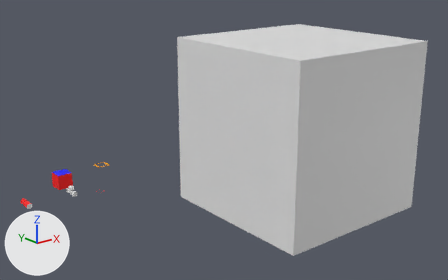
A saved change to the Blender file content/blender_scene.blend.
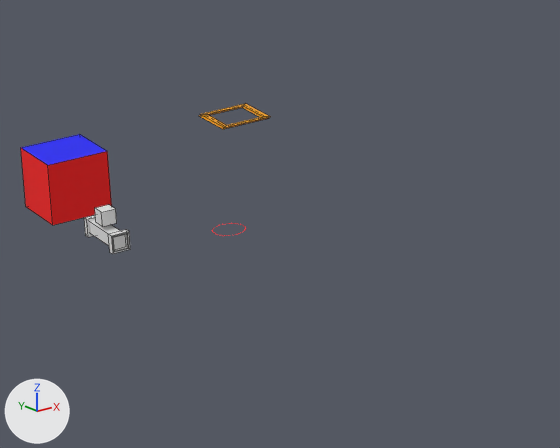
There are two pictures of each version: one whole from a 50 mm lens placed at (-31.1, -70.0, 30.1), pointed at (14.1, -13.6, 7.6), one close up on the part from 10% to 40% of the width and 49% to 87% of the height. The lights are fixed; the arrows at lower left show +X, +Y and +Z. The close-ups show mesh edges as thin lines.
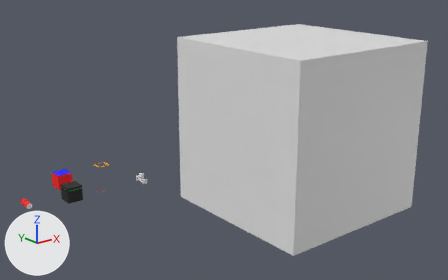
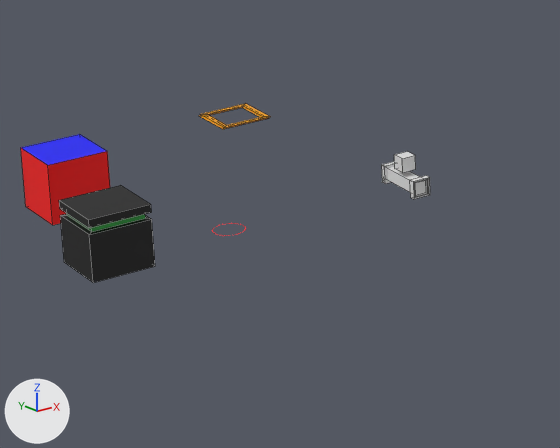
Location of each change, (x1, y1, x2, y2) in pixels of the close-ups (560 x 448 px):
```json
{"object": "Cube.003", "change": "added", "after": [59, 185, 155, 283], "on screen": "black"}
{"object": "Cube.002", "change": "moved", "before": [84, 205, 130, 254], "after": [381, 151, 430, 199]}
```

Scene script edits in JSON lines:
```json
{"op": "add", "block": "me_cube", "code": ["me_cube = bpy.data.meshes.new('Cube')", "me_cube.from_pydata(...)  # 24 vertices, 22 faces; spans x -1.0..1.0, y -1.0..1.0, z -1.0..1.0", "me_cube.materials.append(mat_color)  # picture img_colors_png"]}
{"op": "set", "path": "ob_cube_002.location", "old": "(0.0, 0.0, 0.0)", "new": "(8.0, -4.0, 1.0)"}
{"op": "add", "block": "ob_cube_003", "code": ["ob_cube_003 = bpy.data.objects.new('Cube.003', me_cube)", "ob_cube_003.location = (0.0, 0.0, 0.0)"]}
```
